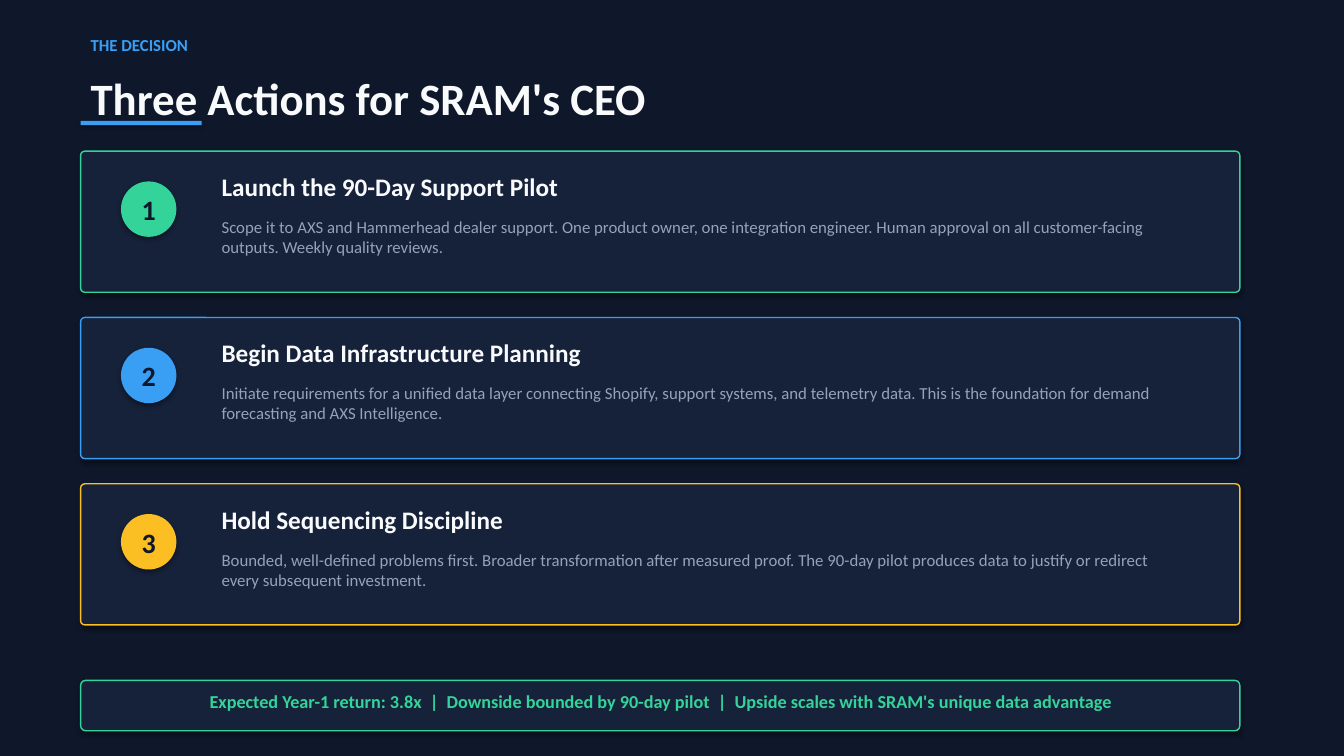
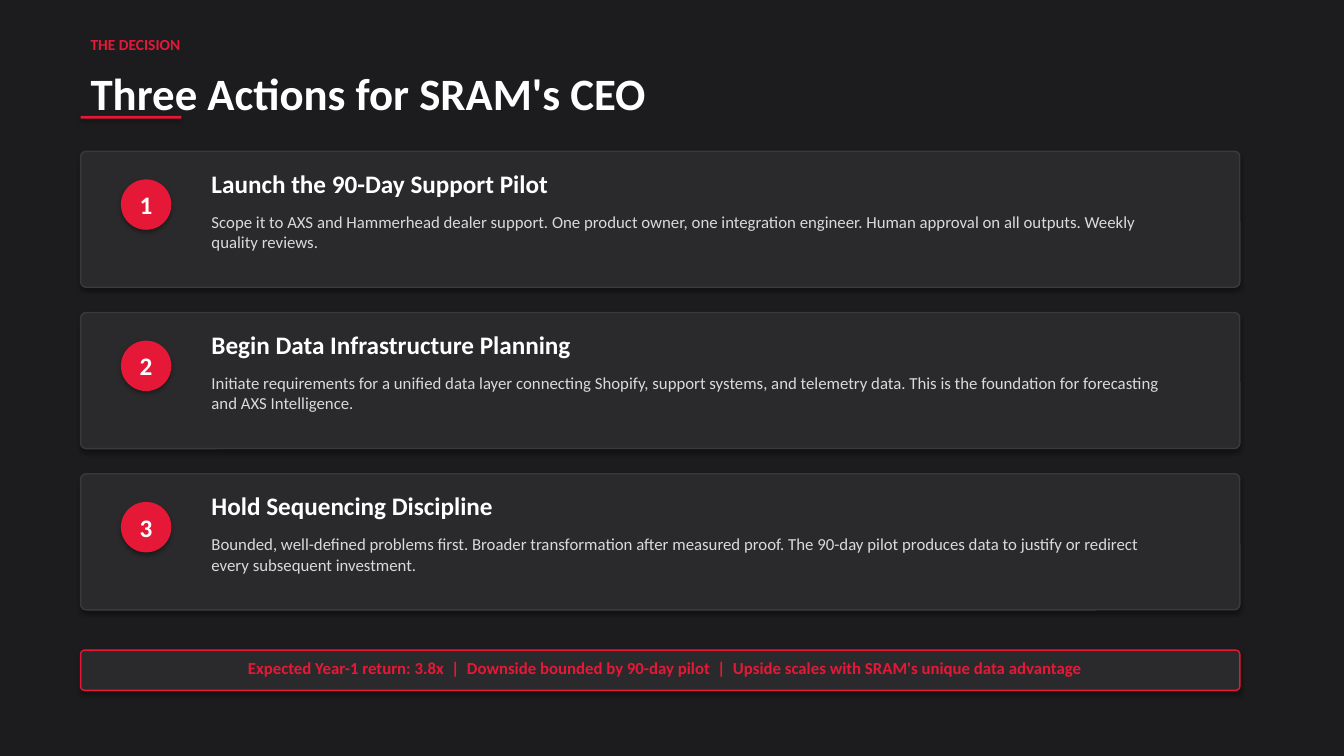
Before and after one commit to ewkreienberg/sram-ai-playbook, a slide deck: slide 8 of presentation/SRAM_AI_Adoption_Playbook.pptx. Drawn at 1344x756 pixels with LibreOffice and Linux fonts; fonts in the diff are those of the drawing. Boxes give left, top, right and bottom in pixels: in the first picture for what was removed or moved away, otherwise in the second. Text is boxed around its words. In the diff, an @@ line names an element or a change of style, - is before the commit and + after.

```diff
--- a/presentation/SRAM_AI_Adoption_Playbook.pptx
+++ b/presentation/SRAM_AI_Adoption_Playbook.pptx
@@ background #0F172A to #1C1C1E @@
@@ text "THE DECISION" at (91,40,180,50): size 12 to 11 pt, text colour #389FF5 to #E51937 @@
@@ text colour #F8FAFC to #FFFFFF in 4 elements at (211,175,548,197), (211,336,571,359), (211,497,493,520), (91,78,645,119) @@
@@ rectangle: place and size @@
-rectangle at (81,121,202,125)
+rectangle at (81,116,181,119)
@@ rectangle at (81,116,181,119): fill #389FF5 to #E51937 @@
@@ rounded rectangle: place and size @@
-rounded rectangle at (81,151,1240,292)
+rounded rectangle at (81,151,1240,287)
@@ rounded rectangle at (81,151,1240,287): fill #16213A to #2A2A2C; outline #34D399 1 pt to #3A3A3C 1 pt; proportions changed @@
@@ ellipse "1": place and size @@
-ellipse "1" at (121,181,176,237)
+ellipse "1" at (121,179,171,230)
@@ ellipse "1" at (121,179,171,230): size 20 to 18 pt, text colour #0F172A to #FFFFFF; fill #34D399 to #E51937 @@
@@ text "Launch the 90-Day Support Pilot": place and size @@
-text "Launch the 90-Day Support Pilot" at (222,178,558,200)
+text "Launch the 90-Day Support Pilot" at (211,175,548,197)
@@ text at (211,216,1135,251): text changed; text colour #94A3B8 to #D9DBD8 @@
-Scope it to AXS and Hammerhead dealer support. One product owner, one integration engineer. Human approval on all customer-facing outputs. Weekly quality reviews.
+Scope it to AXS and Hammerhead dealer support. One product owner, one integration engineer. Human approval on all outputs. Weekly quality reviews.
@@ rounded rectangle: place and size @@
-rounded rectangle at (81,318,1240,459)
+rounded rectangle at (81,313,1240,449)
@@ rounded rectangle at (81,313,1240,449): fill #16213A to #2A2A2C; outline #389FF5 1 pt to #3A3A3C 1 pt; proportions changed @@
@@ text "Begin Data Infrastructure Planning": place and size @@
-text "Begin Data Infrastructure Planning" at (222,344,581,367)
+text "Begin Data Infrastructure Planning" at (211,336,571,359)
@@ ellipse "2": place and size @@
-ellipse "2" at (121,348,176,403)
+ellipse "2" at (121,341,171,391)
@@ ellipse "2" at (121,341,171,391): size 20 to 18 pt, text colour #0F172A to #FFFFFF; fill #389FF5 to #E51937 @@
@@ text at (211,377,1158,412): text changed; text colour #94A3B8 to #D9DBD8 @@
-Initiate requirements for a unified data layer connecting Shopify, support systems, and telemetry data. This is the foundation for demand forecasting and AXS Intelligence.
+Initiate requirements for a unified data layer connecting Shopify, support systems, and telemetry data. This is the foundation for forecasting and AXS Intelligence.
@@ rounded rectangle: place and size @@
-rounded rectangle at (81,484,1240,625)
+rounded rectangle at (81,474,1240,610)
@@ rounded rectangle at (81,474,1240,610): fill #16213A to #2A2A2C; outline #FBBF24 1 pt to #3A3A3C 1 pt; proportions changed @@
@@ ellipse "3": place and size @@
-ellipse "3" at (121,514,176,570)
+ellipse "3" at (121,502,171,553)
@@ ellipse "3" at (121,502,171,553): size 20 to 18 pt, text colour #0F172A to #FFFFFF; fill #FBBF24 to #E51937 @@
@@ text "Hold Sequencing Discipline": place and size @@
-text "Hold Sequencing Discipline" at (222,511,503,534)
+text "Hold Sequencing Discipline" at (211,497,493,520)
@@ text "Bounded, well-defined problems first. Broader ...": place and size @@
-text "Bounded, well-defined problems first. Broader ..." at (222,554,1147,589)
+text "Bounded, well-defined problems first. Broader ..." at (211,538,1137,574)
@@ text "Bounded, well-defined problems first. Broader ..." at (211,538,1137,574): text colour #94A3B8 to #D9DBD8 @@
@@ rounded rectangle: place and size @@
-rounded rectangle at (81,681,1240,731)
+rounded rectangle at (81,650,1240,691)
@@ rounded rectangle at (81,650,1240,691): fill #16213A to #2A2A2C; outline #34D399 1 pt to #E51937 1 pt @@
@@ text "Expected Year-1 return: 3.8x | ...": place and size @@
-text "Expected Year-1 return: 3.8x | ..." at (210,695,1111,711)
+text "Expected Year-1 return: 3.8x | ..." at (248,662,1081,677)
@@ text "Expected Year-1 return: 3.8x | ..." at (248,662,1081,677): size 13 to 12 pt, text colour #34D399 to #E51937 @@
```
Also in this commit, not shown: 6 other slides changed, 1 slide added, 1 slide removed, 1 other file.
